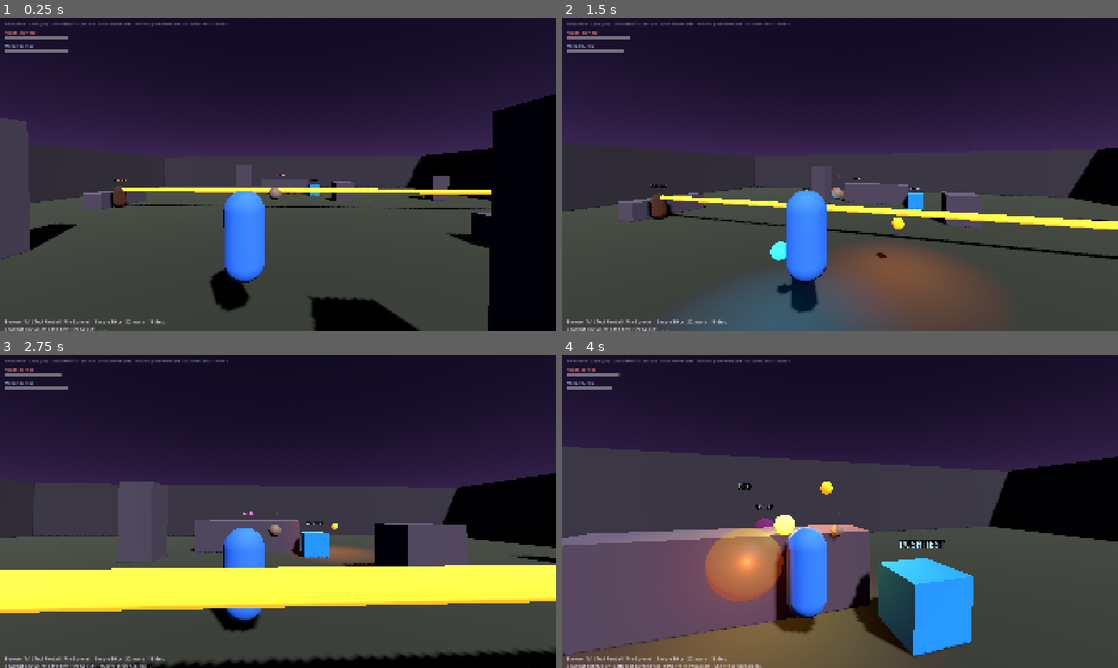
Above: before the commit, frames 1-4 (two rows, left to right).
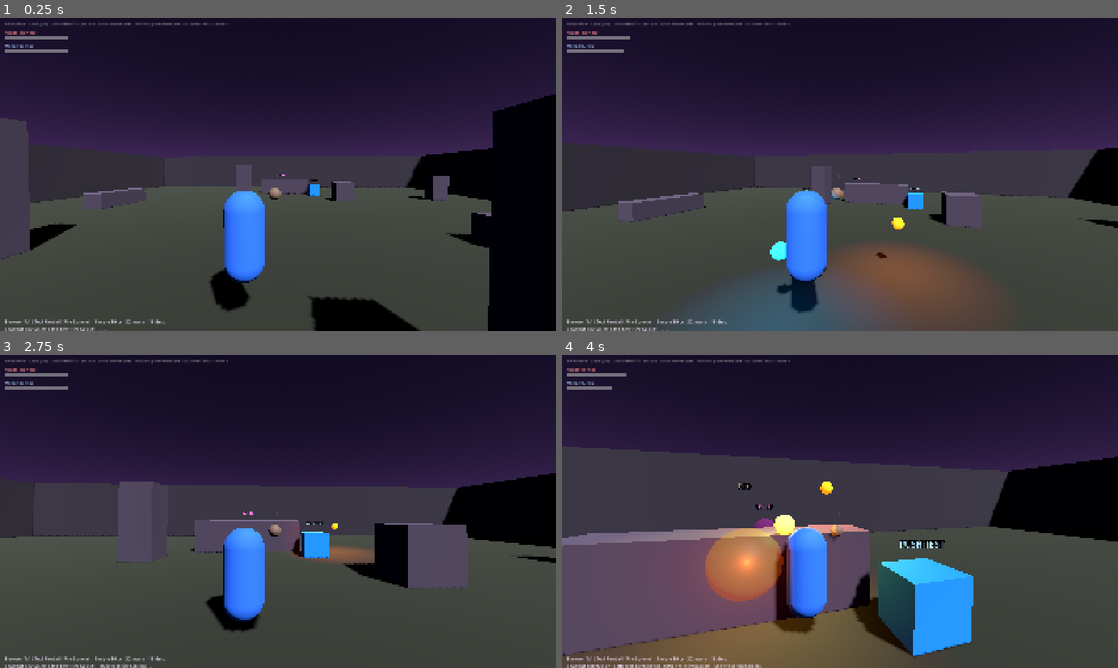
Above: after the commit, the same moments.

Repository: Jacarus/fpmager
Game: Godot game, scene res://Scenes/World/World.tscn
Two runs of this game, one before a commit and one after it. Both use one fixed random seed, a clock stepped at 60 frames per second and the inputs below. This scene is started directly instead of the project's main scene.
Inputs (mouse positions are in pixels of both pictures, inside the frame that each line leads up to):
- Up to frame 1 (0.25 s): no input
- Up to frame 2 (1.5 s): tap Enter at 0.5 s; move the mouse to (867, 174) at 0.52 s; hold W from 0.53 s (still down); tap Shift at 0.6 s; click (867, 174) at 0.67 s; tap Space at 0.77 s; move the mouse to (812, 174) at 1.27 s; tap 1 at 1.35 s
- Up to frame 3 (2.75 s): keep holding W; tap Space at 1.52 s; move the mouse to (289, 505) at 2.02 s; tap 2 at 2.1 s
- Up to frame 4 (4 s): keep holding W; move the mouse to (834, 517) at 2.77 s; tap 3 at 2.85 s; click (834, 517) at 2.92 s; tap Space at 3.02, 3.77 s; move the mouse to (878, 514) at 3.52 s; tap Shift at 3.6 s

The runs differ from the first frame. In frame 1, 1.3% of the frame differs, in the area x 19-89%, y 51-62%; in frame 2, 2.4%; in frame 3, 15%, in the area x 0-100%, y 4-100%; in frame 4, less than 0.1%.

Commit message:
Remove beam test caster

Diff:
--- a/Scenes/NPC/BeamTestCaster.gd
+++ /dev/null
@@ -1,194 +0,0 @@
-extends Node3D
-
-const BEAM_SOURCE_KEY := "npc:beam_test"
-const BODY_COLOR := Color(0.08, 0.08, 0.1)
-const BEAM_COLOR := Color(1.0, 0.38, 0.08)
-const LABEL_COLOR := Color(1.0, 0.55, 0.28)
-const BEAM_DIRECTION := Vector3.RIGHT
-
-var _spell: SpellDefinition
-var _beam_core: MeshInstance3D
-var _beam_tip: MeshInstance3D
-var _beam_light: OmniLight3D
-var _label: Label3D
-var _body: StaticBody3D
-var _beam_impact_timer: float = 0.0
-
-
-func _ready() -> void:
-	_spell = _create_test_beam_spell()
-	_build_body()
-	_build_beam_visual()
-
-
-func _process(delta: float) -> void:
-	if _beam_impact_timer > 0.0:
-		_beam_impact_timer -= delta
-	if multiplayer.multiplayer_peer != null and not multiplayer.is_server():
-		return
-	_update_beam()
-
-
-func _exit_tree() -> void:
-	var world := get_tree().current_scene
-	if world != null and world.has_method("unregister_beam_segment"):
-		world.unregister_beam_segment(BEAM_SOURCE_KEY)
-
-
-func _build_body() -> void:
-	_body = StaticBody3D.new()
-	add_child(_body)
-
-	var col := CollisionShape3D.new()
-	var shape := CapsuleShape3D.new()
-	shape.radius = 0.34
-	shape.height = 1.4
-	col.shape = shape
-	col.position.y = 0.7
-	_body.add_child(col)
-
-	var mesh_inst := MeshInstance3D.new()
-	var mesh := CapsuleMesh.new()
-	mesh.radius = 0.34
-	mesh.height = 1.4
-	mesh_inst.mesh = mesh
-	mesh_inst.position.y = 0.7
-	var mat := StandardMaterial3D.new()
-	mat.albedo_color = BODY_COLOR
-	mat.emission_enabled = true
-	mat.emission = BEAM_COLOR
-	mat.emission_energy_multiplier = 0.18
-	mesh_inst.material_override = mat
-	_body.add_child(mesh_inst)
-
-	_label = Label3D.new()
-	_label.text = "BEAM TEST"
-	_label.position = Vector3(0.0, 1.85, 0.0)
-	_label.billboard = BaseMaterial3D.BILLBOARD_ENABLED
-	_label.font_size = 34
-	_label.modulate = LABEL_COLOR
-	add_child(_label)
-
-
-func _build_beam_visual() -> void:
-	var mat := StandardMaterial3D.new()
-	mat.albedo_color = BEAM_COLOR
-	mat.emission_enabled = true
-	mat.emission = BEAM_COLOR
-	mat.emission_energy_multiplier = 2.0
-
-	_beam_core = MeshInstance3D.new()
-	_beam_core.mesh = CylinderMesh.new()
-	_beam_core.material_override = mat
-	add_child(_beam_core)
-
-	var tip_mesh := SphereMesh.new()
-	tip_mesh.radius = 0.18
-	tip_mesh.height = 0.36
-	_beam_tip = MeshInstance3D.new()
-	_beam_tip.mesh = tip_mesh
-	_beam_tip.material_override = mat
-	add_child(_beam_tip)
-
-	_beam_light = OmniLight3D.new()
-	_beam_light.light_color = BEAM_COLOR
-	_beam_light.light_energy = 1.6
-	_beam_light.omni_range = 4.0
-	add_child(_beam_light)
-
-
-func _update_beam() -> void:
-	if _spell == null or _beam_core == null:
-		return
-	var origin := global_position + Vector3(0.0, 1.2, 0.0)
-	var direction := global_transform.basis * BEAM_DIRECTION
-	direction = direction.normalized()
-	var max_distance := 7.0 + _spell.spell_range * 3.0
-	var target := origin + direction * max_distance
-
-	var query := PhysicsRayQueryParameters3D.create(origin, target)
-	query.exclude = [_body] if _body != null else []
-	query.collide_with_areas = false
-	query.collide_with_bodies = true
-	var hit := get_world_3d().direct_space_state.intersect_ray(query)
-	var hit_target := target
-	var hit_normal := Vector3.UP
-	var hit_collider: Object = null
-	if not hit.is_empty():
-		hit_target = hit["position"] as Vector3
-		hit_normal = hit["normal"] as Vector3
-		hit_collider = hit.get("collider")
-		target = hit_target
-
-	var blocked_by_spell := false
-	var world := get_tree().current_scene
-	if world != null and world.has_method("resolve_beam_segment") and (multiplayer.multiplayer_peer == null or multiplayer.is_server()):
-		var result: Dictionary = world.resolve_beam_segment(BEAM_SOURCE_KEY, _spell, origin, target, self)
-		target = result.get("target", target) as Vector3
-		blocked_by_spell = bool(result.get("blocked", false))
-	if not blocked_by_spell and hit_collider != null and origin.distance_to(target) + 0.05 >= origin.distance_to(hit_target):
-		_apply_beam_hit(hit_collider, hit_target, hit_normal)
-	if multiplayer.multiplayer_peer != null and multiplayer.is_server():
-		_client_update_test_beam.rpc(origin, target)
-
-	_apply_beam_transform(origin, target)
-
-
-@rpc("authority", "unreliable")
-func _client_update_test_beam(origin: Vector3, target: Vector3) -> void:
-	if multiplayer.multiplayer_peer != null and not multiplayer.is_server() and multiplayer.get_remote_sender_id() != 1:
-		return
-	if multiplayer.is_server():
-		return
-	_apply_beam_transform(origin, target)
-
-
-func _apply_beam_transform(origin: Vector3, target: Vector3) -> void:
-	var length := maxf(0.1, origin.distance_to(target))
-	var midpoint := origin.lerp(target, 0.5)
-	var thickness := 0.08 + (_spell.spell_size - 1) * 0.025
-	var mesh := _beam_core.mesh as CylinderMesh
-	mesh.top_radius = thickness
-	mesh.bottom_radius = thickness
-	mesh.height = length
-	_beam_core.global_position = midpoint
-	_beam_core.look_at(target, Vector3.UP)
-	_beam_core.rotate_object_local(Vector3.RIGHT, PI / 2.0)
-	var pulse := 1.0 + sin(Time.get_ticks_msec() * 0.018) * 0.14
-	_beam_core.scale = Vector3(pulse, 1.0, pulse)
-	_beam_tip.global_position = target
-	_beam_tip.scale = Vector3.ONE * (0.7 + thickness * 4.0)
-	_beam_light.global_position = target
-
-
-func _create_test_beam_spell() -> SpellDefinition:
-	var spell := SpellDefinition.new()
-	spell.spell_name = "Test Fire Beam"
-	spell.base_element = "Fire"
-	spell.base_weights = {"Fire": 100}
-	spell.shape = "Beam"
-	spell.intensity = 3
-	spell.spell_size = 3
-	spell.spell_range = 8
-	spell.spell_speed = 8
-	spell.burns = true
-	return spell
-
-
-func _apply_beam_hit(collider: Object, hit_position: Vector3, hit_normal: Vector3) -> void:
-	if _beam_impact_timer > 0.0:
-		return
-	var damageable := _find_damageable_node(collider)
-	if damageable == null:
-		return
-	damageable.apply_spell_hit(_spell, hit_position, hit_normal, true)
-	_beam_impact_timer = 0.35
-
-
-func _find_damageable_node(value: Object) -> Node:
-	var node := value as Node
-	while node != null:
-		if node.has_method("apply_spell_hit"):
-			return node
-		node = node.get_parent()
-	return null
--- a/Scenes/NPC/BeamTestCaster.tscn
+++ /dev/null
@@ -1,6 +0,0 @@
-[gd_scene load_steps=2 format=3 uid="uid://beam_test_caster"]
-
-[ext_resource type="Script" path="res://Scenes/NPC/BeamTestCaster.gd" id="1_beam_test_caster"]
-
-[node name="BeamTestCaster" type="Node3D"]
-script = ExtResource("1_beam_test_caster")
--- a/Scenes/World/World.gd
+++ b/Scenes/World/World.gd
@@ -2,7 +2,6 @@
 
 const PlayerScene = preload("res://Scenes/Player/Player.tscn")
 const BasicCasterScene = preload("res://Scenes/NPC/BasicCaster.tscn")
-const BeamTestCasterScene = preload("res://Scenes/NPC/BeamTestCaster.tscn")
 const SpellProjectileScene = preload("res://Scenes/SpellProjectile/SpellProjectile.tscn")
 const SpellImpactEffectScript = preload("res://Scripts/SpellImpactEffect.gd")
 const SpellCreationScene = preload("res://Scenes/SpellCreation/SpellCreationUI.tscn")
@@ -44,7 +43,6 @@
 var _active_beam_segments: Dictionary = {}
 var _beam_collision_impacts: Dictionary = {}
 var _beam_clash_points: Dictionary = {}
-var _beam_test_caster: Node3D
 
 
 func _ready() -> void:
@@ -61,7 +59,6 @@
 		_spawn_single_player()
 		_spawn_configured_bots()
 	_spawn_push_test_target()
-	_spawn_beam_test_caster()
 
 
 func _process(_delta: float) -> void:
@@ -182,8 +179,6 @@
 				caster.get_spell_loadout_data() if caster.has_method("get_spell_loadout_data") else [],
 				caster.get_difficulty_data() if caster.has_method("get_difficulty_data") else _get_bot_difficulty_data()
 			)
-	if _beam_test_caster != null:
-		_spawn_beam_test_caster_for_all.rpc_id(peer_id, _beam_test_caster.global_position)
 	_send_active_spell_impacts(peer_id)
 	if not _players.has(peer_id):
 		var spawn_position := _get_spawn_position(_players.size())
@@ -350,32 +345,6 @@
 				_basic_caster = existing
 				break
 	_refresh_basic_caster_target()
-
-
-func _spawn_beam_test_caster() -> void:
-	if multiplayer.multiplayer_peer != null and not multiplayer.is_server():
-		return
-	var pos := Vector3(-11.0, 0.0, -2.0)
-	if multiplayer.multiplayer_peer != null and multiplayer.is_server():
-		_spawn_beam_test_caster_for_all.rpc(pos)
-	else:
-		_spawn_beam_test_caster_local(pos)
-
-
-@rpc("any_peer", "call_local", "reliable")
-func _spawn_beam_test_caster_for_all(spawn_position: Vector3) -> void:
-	if multiplayer.multiplayer_peer != null and not multiplayer.is_server() and multiplayer.get_remote_sender_id() != 1:
-		return
-	_spawn_beam_test_caster_local(spawn_position)
-
-
-func _spawn_beam_test_caster_local(spawn_position: Vector3) -> void:
-	if _beam_test_caster != null:
-		return
-	_beam_test_caster = BeamTestCasterScene.instantiate()
-	_beam_test_caster.name = "BeamTestCaster"
-	_beam_test_caster.position = spawn_position
-	add_child(_beam_test_caster)
 
 
 func _update_existing_bot_difficulty() -> void:
@@ -778,6 +747,8 @@
 func get_registered_beam_target(source_key: String, fallback: Vector3) -> Vector3:
 	var segment := _active_beam_segments.get(source_key, {}) as Dictionary
 	if segment.is_empty():
+		return fallback
+	if not bool(segment.get("blocked", false)):
 		return fallback
 	return segment.get("target", fallback) as Vector3
 
Not shown, removed: Scenes/NPC/BeamTestCaster.gd.uid
Not shown, changed: Docs/Gameplay.md
